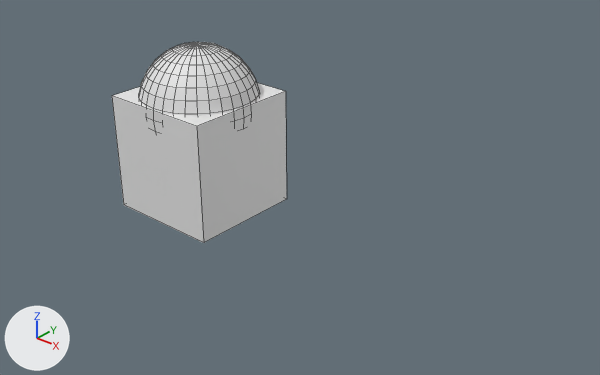
An edit to the Blender file Ship.blend, drawn before and after from the same camera.
Rendered twice from a 50 mm lens placed at (9.63, -8.72, 5.71), pointed at (2.03, 0.16, -0.12). Lighting does not change. The marker at lower left points along +X, +Y and +Z. Mesh edges are drawn as thin lines.
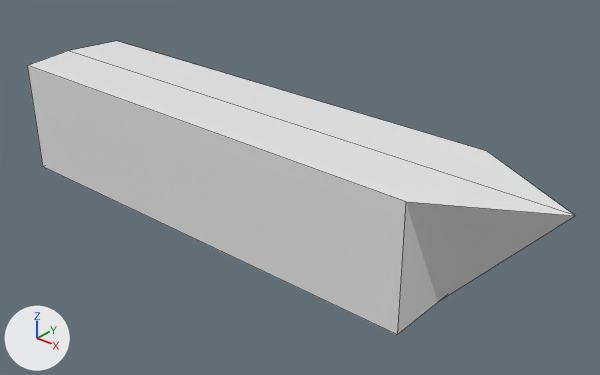
The edits, one by one:
me_cube has 8 vertices, 6 faces and spans x -1.0..1.0, y -1.0..1.0, z -1.0..1.0.
me_cube is used by ob_cube; location (0.0, 0.0, 0.0).
Verts and faces of me_cube; kept vertices keep their numbers, new ones are numbered from 8.
Before the commit, vertices of me_cube: 0 (1.0, 1.0, 1.0) at pixel (285, 91), 1 (1.0, 1.0, -1.0) at pixel (286, 199), 2 (1.0, -1.0, 1.0) at pixel (196, 126), 3 (1.0, -1.0, -1.0) at pixel (203, 242), 4 (-1.0, 1.0, 1.0).
Before the commit, vertices of me_cube: 5 (-1.0, 1.0, -1.0), 6 (-1.0, -1.0, 1.0) at pixel (111, 95), 7 (-1.0, -1.0, -1.0) at pixel (123, 204).
Part 1, on me_cube:
Vertices deleted: 0 to 7 (with the faces that use them).
Part 2, on me_cube:
New vertex 8 is at (-3.41, 1.0, 1.0), pixel (116, 40).
New vertex 9 is at (-3.41, 1.0, -1.0).
New vertex 10 is at (-3.41, -1.0, 1.0), pixel (27, 65).
New vertex 11 is at (-3.41, -1.0, -1.0), pixel (42, 166).
New vertex 12 is at (-3.41, 0.0, -1.0).
New vertices 13 to 17 stand at vertices 8 to 12, in that order, plus (8.14, 0.0, 0.0).
New vertex 18 is at (6.46, 0.0, 1.0), pixel (575, 215).
New vertex 19 is at (-3.6, 0.0, 1.0), pixel (67, 50).
New faces: (10, 15, 18, 19), (10, 11, 16, 15), (8, 9, 12, 19), (11, 12, 17, 16), (15, 16, 17, 18), (8, 13, 14, 9).
New faces: (13, 18, 17, 14), (9, 14, 17, 12), (10, 19, 12, 11), (8, 19, 18, 13).
Object 'Sphere' (ob_sphere) is deleted.

Pixel boxes (x1, y1, x2, y2) of what changed, in the pictures (600 x 375 px):
'Cube', reshaped: before (112, 83, 287, 243); after (27, 41, 575, 335)
'Sphere', deleted: before (139, 42, 259, 116)
part 1 of me_cube, deleted: before (112, 83, 287, 243)
part 2 of me_cube, added: after (27, 41, 575, 335)
